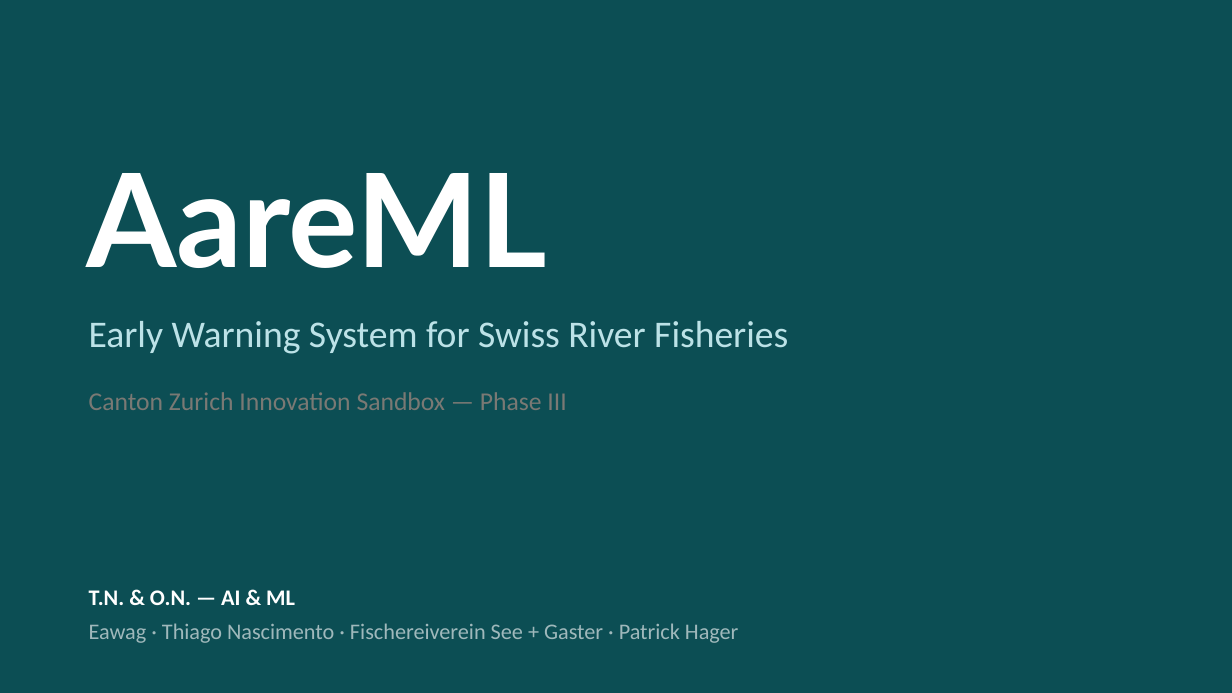
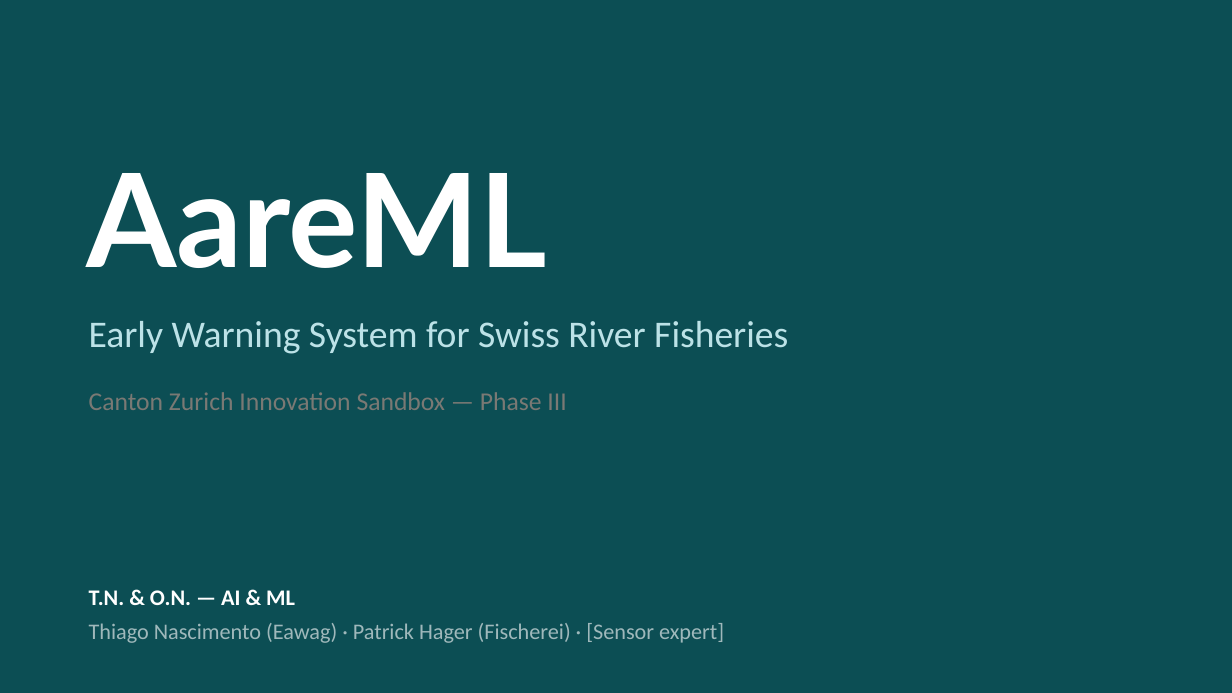
Before and after one commit to polar-bear-after-lunch/AareML, a slide deck: slide 1 of AareML_Sandbox_Pitch.pptx. Drawn at 1232x693 pixels with LibreOffice and Linux fonts; fonts in the diff are those of the drawing. Boxes give left, top, right and bottom in pixels: in the first picture for what was removed or moved away, otherwise in the second. Text is boxed around its words. In the diff, an @@ line names an element or a change of style, - is before the commit and + after.

```diff
--- a/AareML_Sandbox_Pitch.pptx
+++ b/AareML_Sandbox_Pitch.pptx
@@ text at bbox=[89, 623, 724, 643]: text changed @@
-Eawag · Thiago Nascimento · Fischereiverein See + Gaster · Patrick Hager
+Thiago Nascimento (Eawag) · Patrick Hager (Fischerei) · [Sensor expert]
```
Also in this commit, not shown: 4 other slides changed, 1 other file.
